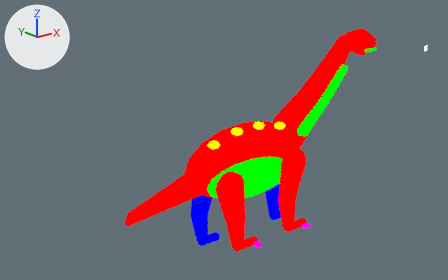
A saved change to the Blender file assets-source/blender/motion/argentinosaurus-walk.blend.
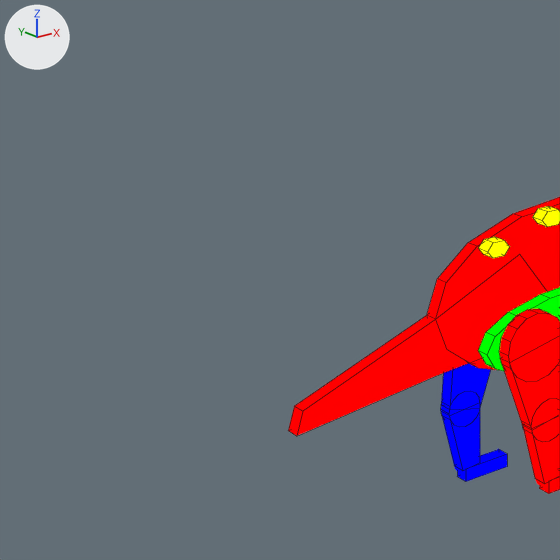
Each version is shown whole from a 50 mm lens placed at (-70.0, -142.9, 92.3), pointed at (39.1, -6.5, 37.8), then close up on the part from 0% to 54% of the width and 14% to 100% of the height. The lights are fixed; the arrows at upper left show +X, +Y and +Z. The first two pictures are the older version. The close-ups show mesh edges as thin lines.

Script lines for the objects in view, before the commit:
```python
ob_dinotycoon_motion_argentinosaurus_walk_far_back_1 = bpy.data.objects.new('DinoTycoon_Motion_argentinosaurus_walk_far_back_1', me_dinotycoon_motion_argentinosaurus_walk_sample_far_back_1)
ob_dinotycoon_motion_argentinosaurus_walk_far_back_1.location = (0.0, 0.0, 0.0)
ob_dinotycoon_motion_argentinosaurus_walk_near_back_joint_0 = bpy.data.objects.new('DinoTycoon_Motion_argentinosaurus_walk_near_back_joint_0', me_dinotycoon_motion_argentinosaurus_walk_sample_near_back_joint_0)
ob_dinotycoon_motion_argentinosaurus_walk_near_back_joint_0.location = (0.0, 0.0, 0.0)
ob_dinotycoon_motion_argentinosaurus_walk_tail = bpy.data.objects.new('DinoTycoon_Motion_argentinosaurus_walk_tail', me_dinotycoon_motion_argentinosaurus_walk_sample_tail)
ob_dinotycoon_motion_argentinosaurus_walk_tail.location = (0.0, 0.0, 0.0)
# me_dinotycoon_motion_argentinosaurus_walk_sample_tail
# before: 0 (43.8, -1.0, 33.0) at pixel (519, 254), 1 (30.0, -1.0, 27.0) at pixel (435, 319), 2 (10.0, -1.0, 19.8) at pixel (302, 411), 3 (9.0, -1.0, 16.8) at pixel (296, 436), 4 (30.0, -1.0, 19.2) at pixel (436, 375)
# before: 5 (53.0, -1.0, 21.0), 6 (43.8, 1.0, 33.0), 7 (30.0, 1.0, 27.0) at pixel (426, 315), 8 (10.0, 1.0, 19.8) at pixel (294, 406), 9 (9.0, 1.0, 16.8) at pixel (288, 430)
# before: 10 (30.0, 1.0, 19.2), 11 (53.0, 1.0, 21.0)
# also in view: 'DinoTycoon_Motion_argentinosaurus_walk_far_back_foot' at (41.1, 4.0, 1.0); 'DinoTycoon_Motion_argentinosaurus_walk_far_back_0' at (39.4, 4.0, 16.7); 'DinoTycoon_Motion_argentinosaurus_walk_near_back_0' at (42.2, -6.0, 16.7); 'DinoTycoon_Motion_argentinosaurus_walk_near_back_1' at (44.1, -6.0, 6.6); 'DinoTycoon_Motion_argentinosaurus_walk_belly' at (54.0, -2.0, 21.0)
```
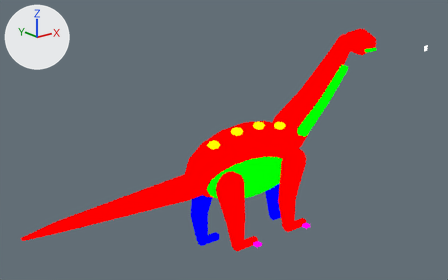
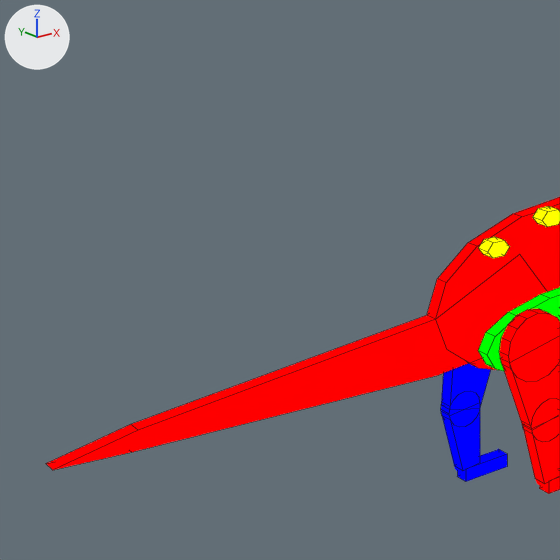
The newer file is also turned or shifted as a whole; pictures and numbers use the older file's frame.

Changed parts and their boxes (x1, y1, x2, y2) in the close-ups (560 x 560 px):
'DinoTycoon_Motion_argentinosaurus_walk_tail', reshaped (93% wider, 19% taller): before (288, 254, 546, 436); after (46, 254, 546, 470)

The change in detail:
me_dinotycoon_motion_argentinosaurus_walk_sample_tail is used by ob_dinotycoon_motion_argentinosaurus_walk_tail; location (0.0, 0.0, 0.0).
Verts and faces of me_dinotycoon_motion_argentinosaurus_walk_sample_tail; kept vertices keep their numbers, new ones are numbered from 12.
me_dinotycoon_motion_argentinosaurus_walk_sample_tail had 12 vertices, 8 faces and spanned x 9.0..53.0, y -1.0..1.0, z 16.8..33.0.
me_dinotycoon_motion_argentinosaurus_walk_sample_tail now has 14 vertices, 9 faces and spans x -21.0..53.0, y -1.0..1.0, z 19.2..33.0.
Part 1, on me_dinotycoon_motion_argentinosaurus_walk_sample_tail:
Vertices deleted: 2, 3, 8, 9 (with the faces that use them).
New vertex 12 is at (-11.0, -1.0, 23.4), pixel (138, 430).
New vertex 13 is at (-21.0, -1.0, 21.6), pixel (52, 470).
New vertex 14 is at (-12.0, -1.0, 21.0), pixel (131, 452).
New vertices 15, 16, 17 stand at vertices 12, 13, 14, in that order, plus (0.0, 2.0, 0.0).
New faces: (0, 5, 4, 14, 13, 12, 1), (6, 7, 15, 16, 17, 10, 11), (1, 12, 15, 7), (12, 13, 16, 15), (13, 14, 17, 16), (4, 10, 17, 14).
